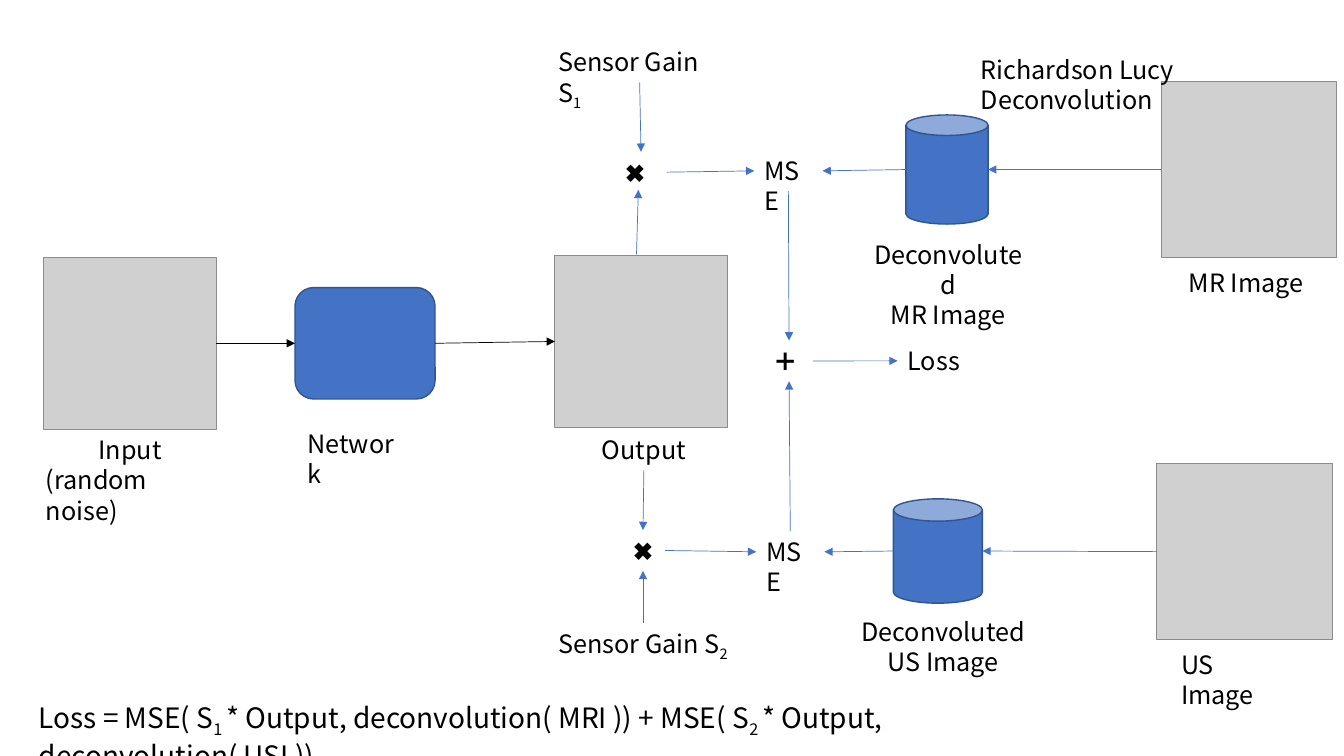
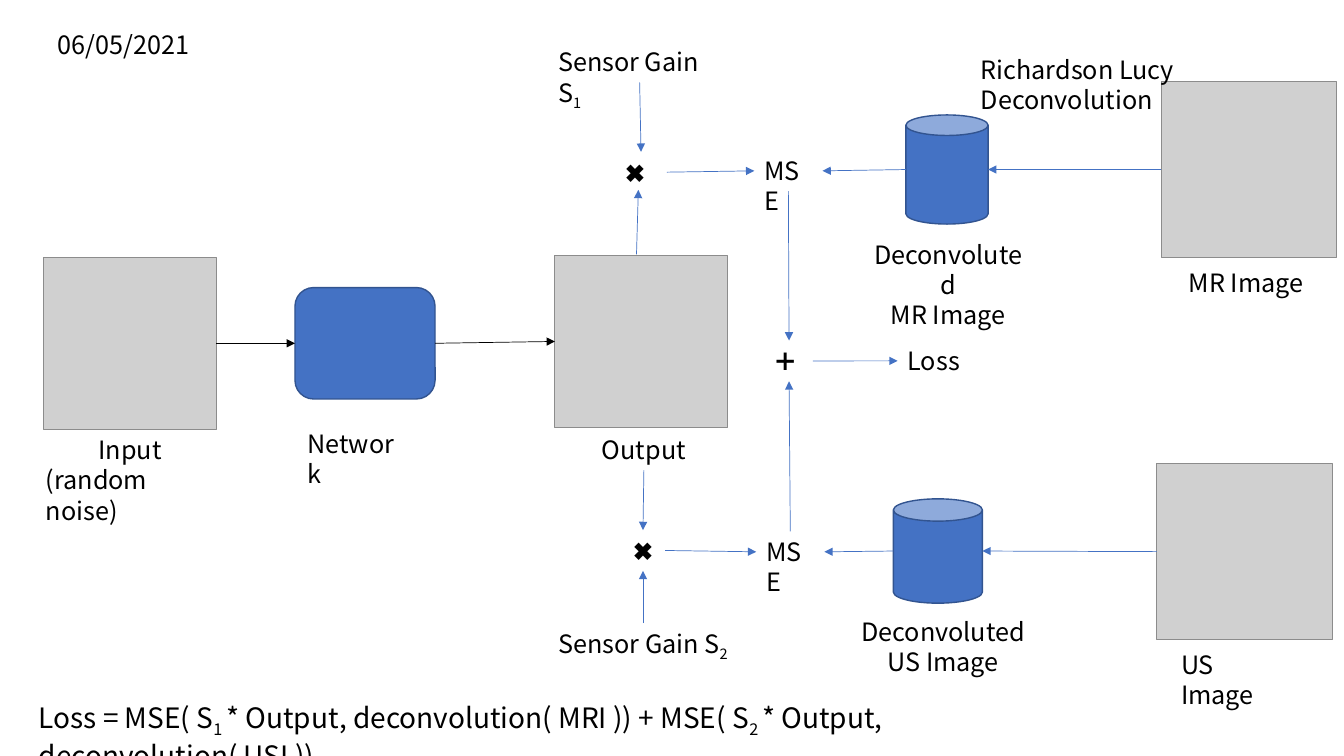
Before and after one commit to maxudong1993/deep-image-prior, a slide deck: slide 1 of data/denoising/DIP-Fusion-Loss.pptx. Drawn at 1344x756 pixels with LibreOffice and Linux fonts; fonts in the diff are those of the drawing; grey boxes stand for pictures. Boxes give left, top, right and bottom in pixels: in the first picture for what was removed or moved away, otherwise in the second. Text is boxed around its words. In the diff, an @@ line names an element or a change of style, - is before the commit and + after.

```diff
--- a/data/denoising/DIP-Fusion-Loss.pptx
+++ b/data/denoising/DIP-Fusion-Loss.pptx
@@ text added at bbox=[58, 34, 190, 59], 18 pt, text #000000 @@
+06/05/2021
```
Also in this commit, not shown: 1 slide added, 2 other files.
